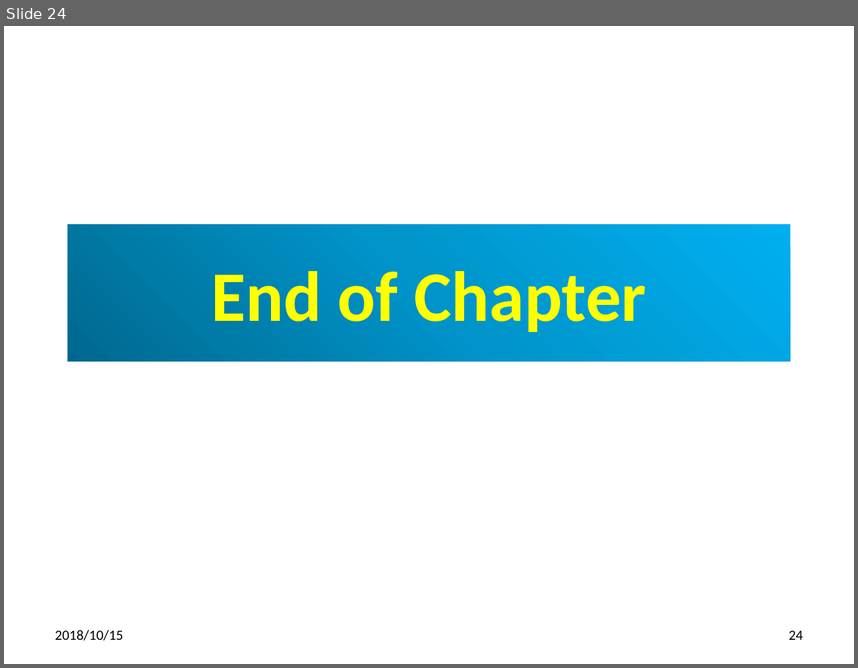
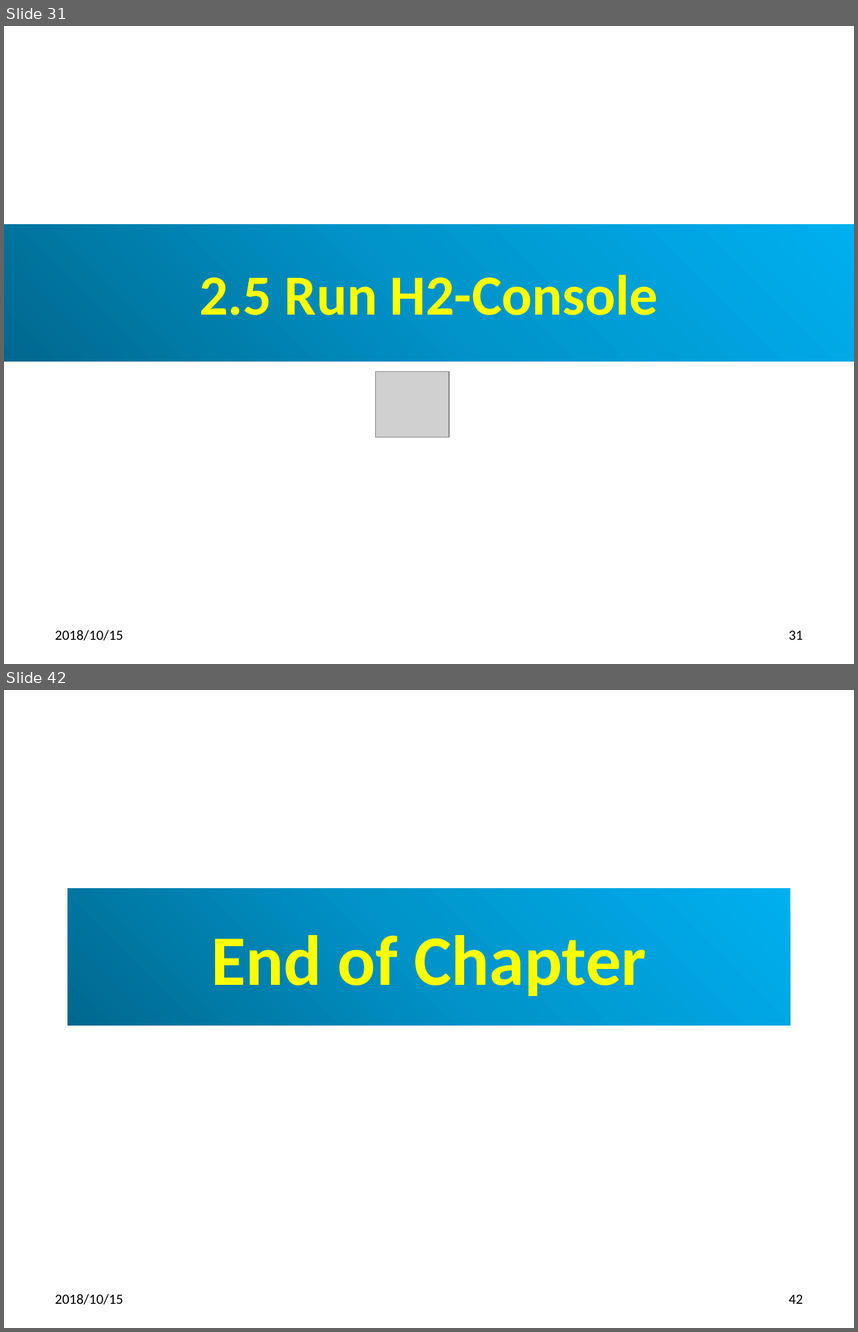
Before and after one commit to peterhchen/full-stack-spring-boot, a slide deck: 15_Ch02_JPA.pptx. Shown one above the other, each under a label of ours: slide 24 before the commit, slides 31 and 42 after it; the slides between them are not shown. The pictures are 858x668 and 858x1332 pixels, drawn with LibreOffice and Linux fonts; fonts in the diff are those of the drawing; grey boxes stand for pictures. Boxes give left, top, right and bottom in pixels: in the first picture for what was removed or moved away, otherwise in the second. Text is boxed around its words. In the diff, an @@ line names an element or a change of style, - is before the commit and + after.

```diff
--- a/15_Ch02_JPA.pptx
+++ b/15_Ch02_JPA.pptx
@@ slide 31 added at (x1=4, y1=26, x2=854, y2=664), background #FFFFFF @@
@@ title added at (x1=4, y1=224, x2=854, y2=361), fill gradient #00688E to #0094CA to #00B0F0, 48 pt, text #FFFF00, bold @@
+2.5 Run H2-Console
@@ picture added at (x1=375, y1=371, x2=450, y2=437) @@
@@ text added at (x1=55, y1=629, x2=123, y2=640), 12 pt, text #000000 @@
+2018/10/15
@@ page number added at (x1=789, y1=630, x2=803, y2=639), 12 pt, text #000000 @@
+31
@@ what was slide 24 is now slide 42 @@
@@ page number at (x1=789, y1=1294, x2=803, y2=1303): text changed @@
-24
+42
```
Also in this commit, not shown: 17 other slides added.
